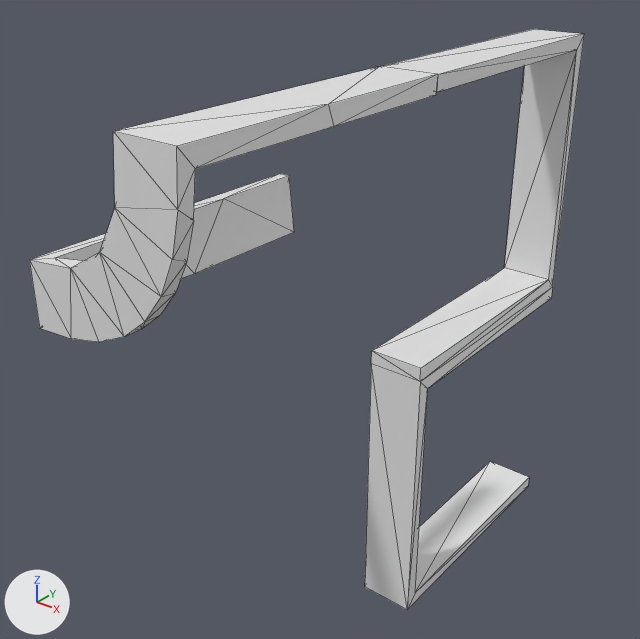
An edit to the OBJ model data/bmc/SET_4W2C/t_442.obj, drawn before and after from the same camera.
One viewpoint serves both versions: a 50 mm camera at (0.472, -1.106, 0.736) aimed at (-0.374, -0.049, 0.081). Arrows for +X, +Y and +Z are at lower left; the lights stay in place. Mesh edges are drawn as thin lines. Where no turn or scale is listed for an object, it has been applied to the vertices.

Objects in the first picture: 't_442'.
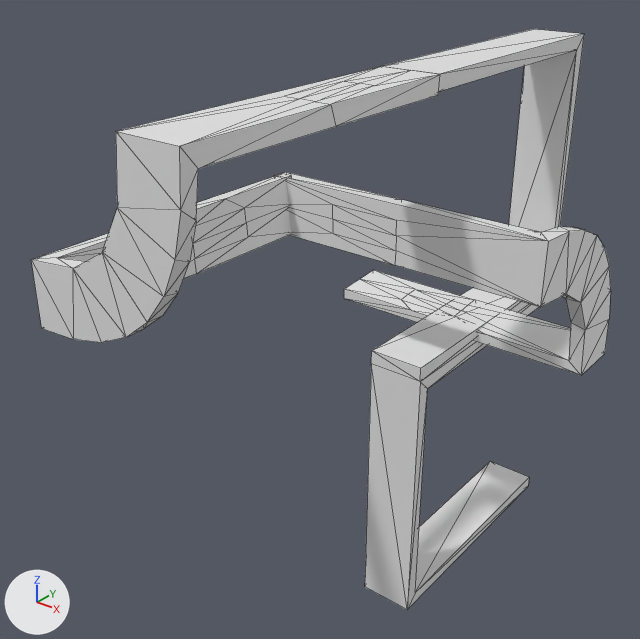
The change in detail:
me_t_442 is used by ob_t_442; location (0.0, 0.0, 0.0).
me_t_442 had 76 vertices, 140 faces and spanned x -0.5..-0.2, y -0.5..0.5, z -0.5..0.5.
me_t_442 now has 176 vertices, 336 faces and spans x -0.5..0.0, y -0.5..0.5, z -0.5..0.501.
me_t_442 part 1: the loose piece of 44 vertices spanning x -0.5..-0.2, y -0.5..0.0, z 0.2..0.5 is rebuilt with 72 vertices and now spans x -0.496..-0.196, y -0.5..0.0, z 0.201..0.501.
me_t_442 part 2: a new loose piece of 72 vertices spanning x -0.5..0.0, y -0.014..0.286, z 0.0..0.3.

Pixel boxes (x1, y1, x2, y2) of what changed, in the pictures (640 x 639 px):
't_442', reshaped: before (29, 29, 584, 610); after (31, 29, 611, 610)
part 1 of me_t_442, rebuilt: before (29, 67, 438, 342); after (31, 66, 440, 343)
part 2 of me_t_442, added: after (275, 172, 611, 375)
